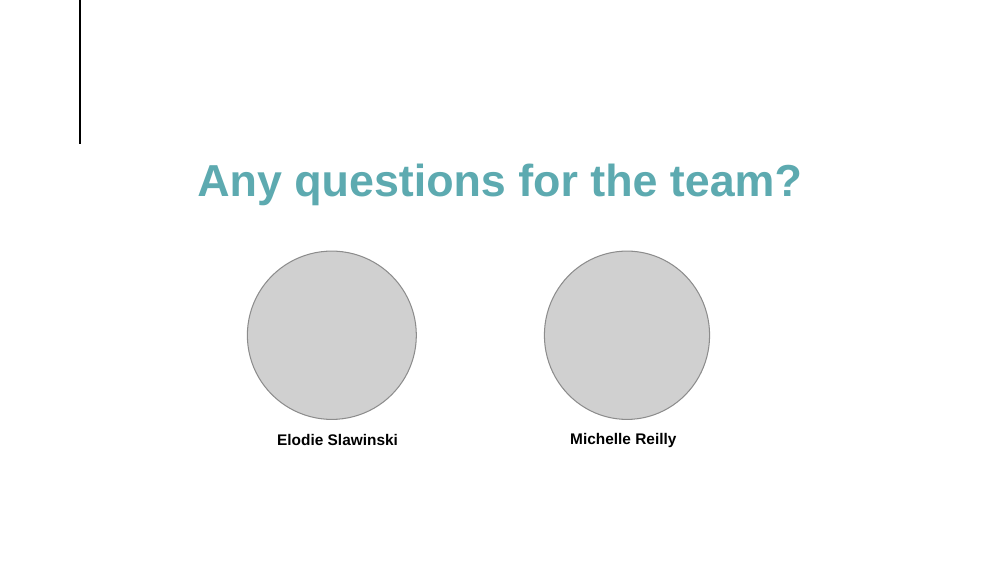
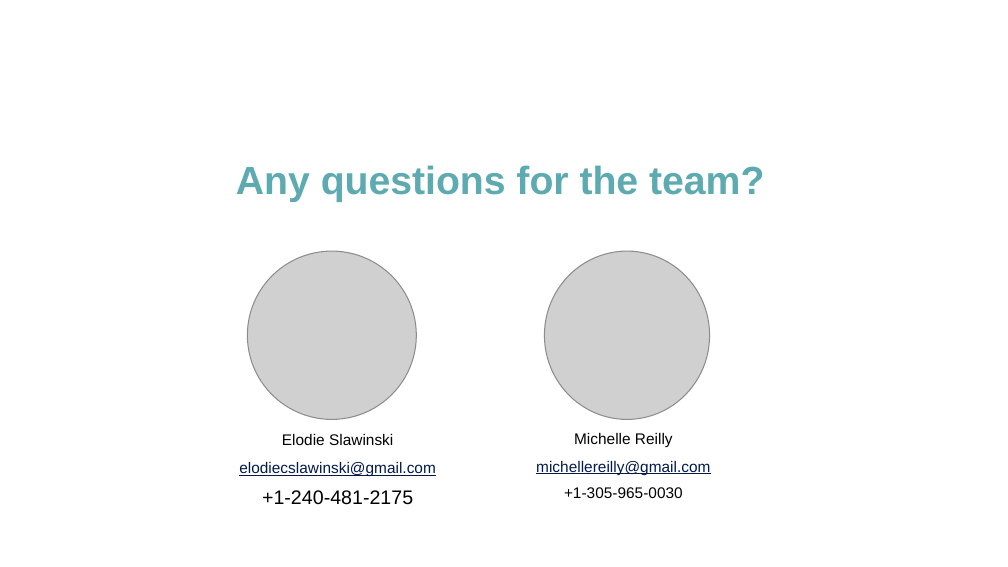
Before and after one commit to mereilly/AQI_Module_20_Final_Project, a slide deck: slide 15 of OpenWeather_AQI_Presentation_Final.pptx (slide 14 before the commit). Drawn at 1008x567 pixels with LibreOffice and Linux fonts; fonts in the diff are those of the drawing; grey boxes stand for pictures. Boxes give left, top, right and bottom in pixels: in the first picture for what was removed or moved away, otherwise in the second. Text is boxed around its words. In the diff, an @@ line names an element or a change of style, - is before the commit and + after.

Commit message:
Updates Elodie 9/26/21 10:25am

```diff
--- a/OpenWeather_AQI_Presentation_Final.pptx
+++ b/OpenWeather_AQI_Presentation_Final.pptx
@@ line removed from (80, 0) to (80, 144) @@
@@ title "Any questions for the team?" at (x1=236, y1=165, x2=764, y2=202): size 32 to 28 pt @@
@@ text "Michelle Reilly" at (x1=574, y1=433, x2=673, y2=447): bold off @@
@@ text "Elodie Slawinski" at (x1=282, y1=434, x2=393, y2=445): bold off @@
@@ text added at (x1=239, y1=462, x2=436, y2=505), 11 pt, text #00194C, underline @@
+elodiecslawinski@gmail.com
++1-240-481-2175
@@ text added at (x1=536, y1=461, x2=710, y2=498), 11 pt, text #00194C, underline @@
+michellereilly@gmail.com
++1-305-965-0030
```
Also in this commit, not shown: 7 other slides changed, 1 slide added.
